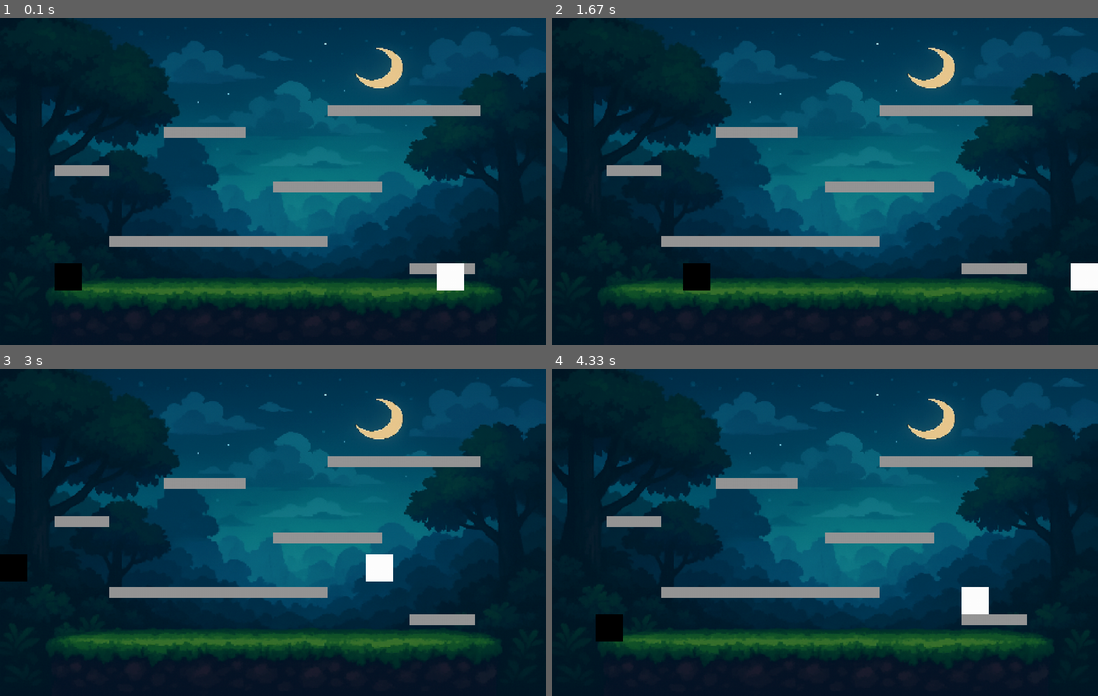
Above: before the commit, frames 1-4 (two rows, left to right).
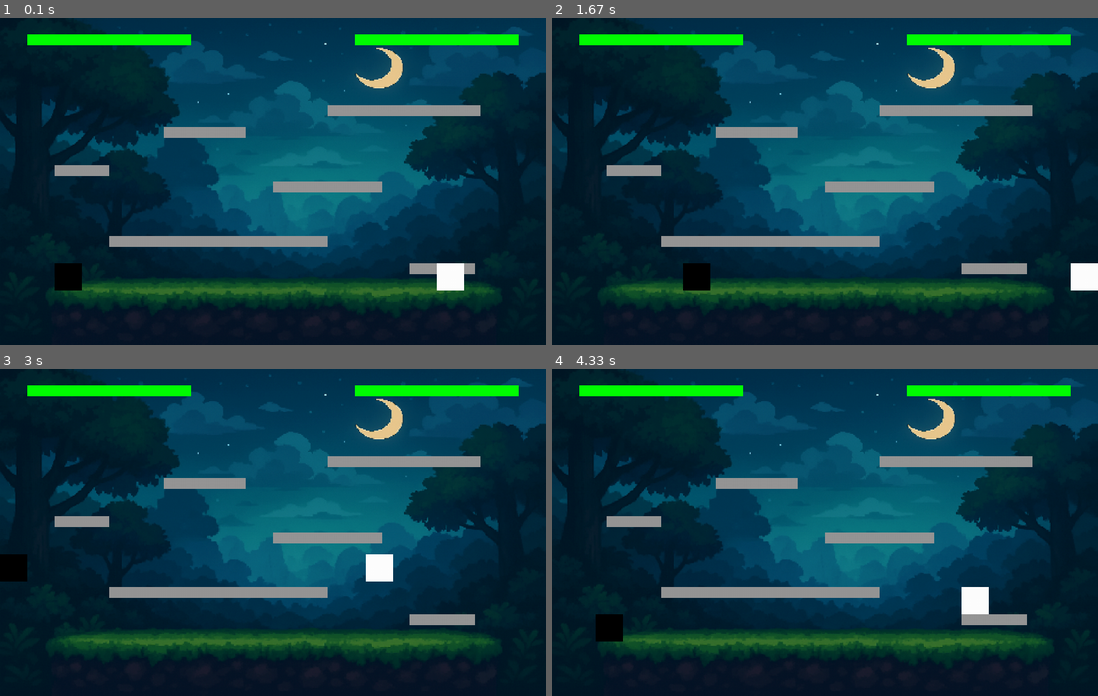
Above: after the commit, the same moments.

Repository: soishizaki/Pygame
Game: pygame game, started from lutinha.py
Same seed, same stepped clock (60 frames per second), same inputs: the game is played once before the commit and once after it.
Inputs:
- Up to frame 1 (0.1 s): no input
- Up to frame 2 (1.67 s): hold Right 0.33-0.8 s; hold Up 0.83-1.13 s; hold W 0.83-1.13 s; hold Right 1.17-1.63 s; hold D 1.17-1.63 s
- Up to frame 3 (3 s): hold Left 1.67-2.2 s; hold A 1.67-2.2 s; hold Left 2.23-2.63 s; hold A 2.23-2.63 s; hold Up from 2.67 s (still down); hold W from 2.67 s (still down)
- Up to frame 4 (4.33 s): release Up at 3.03 s; release W at 3.03 s; hold Right 3.07-3.7 s; hold D 3.07-3.7 s; hold Left 3.73-4.2 s; hold A 3.73-4.2 s; hold Right from 4.23 s (still down); hold D from 4.23 s (still down)

The runs differ from the first frame. In frame 1, 2.0% of the frame differs, in the area x 5-95%, y 5-9%; in frame 2, 2.0%; in frame 3, 2.0%; in frame 4, 2.0%.

Commit message:
barrinhas de vida acidionadas no topo da tela

Diff:
--- a/lutinha.py
+++ b/lutinha.py
@@ -20,6 +20,20 @@
 # Parâmetros do personagem
 largura_personagem = 50
 altura_personagem = 50
+
+vida1, vida2 = 100, 100  # Vida inicial dos dois jogadores
+largura_barra = 300
+altura_barra = 20
+
+def desenhar_barras_de_vida():
+    # Jogador 1 (branco)
+    pygame.draw.rect(tela, (255, 0, 0), (50, 30, largura_barra, altura_barra))  # Barra vermelha (fundo)
+    pygame.draw.rect(tela, (0, 255, 0), (50, 30, largura_barra * (vida1 / 100), altura_barra))  # Vida
+
+    # Jogador 2 (preto)
+    pygame.draw.rect(tela, (255, 0, 0), (largura - 50 - largura_barra, 30, largura_barra, altura_barra))  # Fundo
+    pygame.draw.rect(tela, (0, 255, 0), (largura - 50 - largura_barra, 30, largura_barra * (vida2 / 100), altura_barra))
+
 
 # Definir a altura do chão (baseado na altura da tela e na altura dos personagens)
 chao = altura - 100  # 100 é a altura do chão (onde os personagens vão "pisar")
@@ -150,9 +164,10 @@
         pygame.draw.rect(tela, cinza, plataforma)
 
 
-    # Desenha os dois personagens
+    # Desenha os dois personagens e as barras de vida
     desenhar_personagem(x1, y1, branco)
     desenhar_personagem(x2, y2, preto)
+    desenhar_barras_de_vida()
 
     # Atualiza a tela
     pygame.display.flip()
